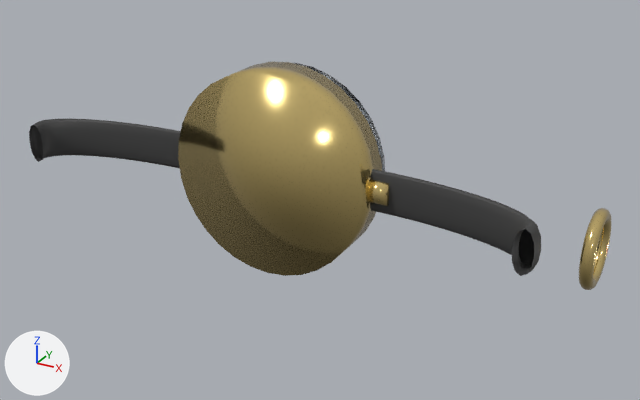
The glTF model exports/wristwatch_ar_classic_blue.glb as it was, and as the next commit left it.
The view is the same before and after, from a 50 mm camera at (0.0913, -0.1475, 0.0691) aimed at (0.0099, 0.0005, -0.0049). Lighting does not change. The marker at lower left points along +X, +Y and +Z. The older version comes first. Where no turn or scale is listed for an object, it has been applied to the vertices.

Names of what the first picture shows: 'Band_Left', 'Band_Right', 'Watch_Buckle', 'Watch_Case', 'Watch_Crown' and 2 more.
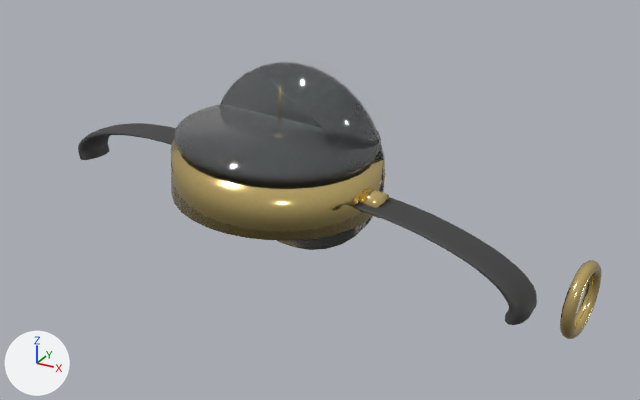
ob_ar_wristwatch_root is not drawn itself; it is the parent of ob_band_left, ob_band_right, ob_hand_hour, ob_hand_hub, ob_hand_minute, ob_hand_second, ob_index_0, ob_index_180.

Pixel boxes (x1, y1, x2, y2) of what changed, in the pictures (640 x 400 px):
'Watch_Case', turned: before (178, 62, 382, 276); after (171, 139, 383, 240)
'Band_Right', turned: before (370, 169, 541, 276); after (353, 198, 537, 325)
'Watch_Glass.001', turned (mostly hidden before): before (293, 63, 385, 171); after (175, 105, 381, 182)
'Band_Left', turned: before (29, 119, 181, 168); after (78, 123, 176, 160)
'Watch_Buckle', turned: before (579, 208, 611, 290); after (560, 260, 601, 339)
'Watch_Dial', turned (not visible before): after (181, 154, 374, 189)
'Watch_Crown', turned: before (366, 179, 389, 206); after (358, 188, 390, 218)
'Hand_Second', turned (not visible before): after (278, 85, 281, 123)

The change in detail:
Object 'AR_WristWatch_Root' (ob_ar_wristwatch_root) turns from (0, 0, 0) to (90, 3.4, -6.3) degrees about x, y and z.
